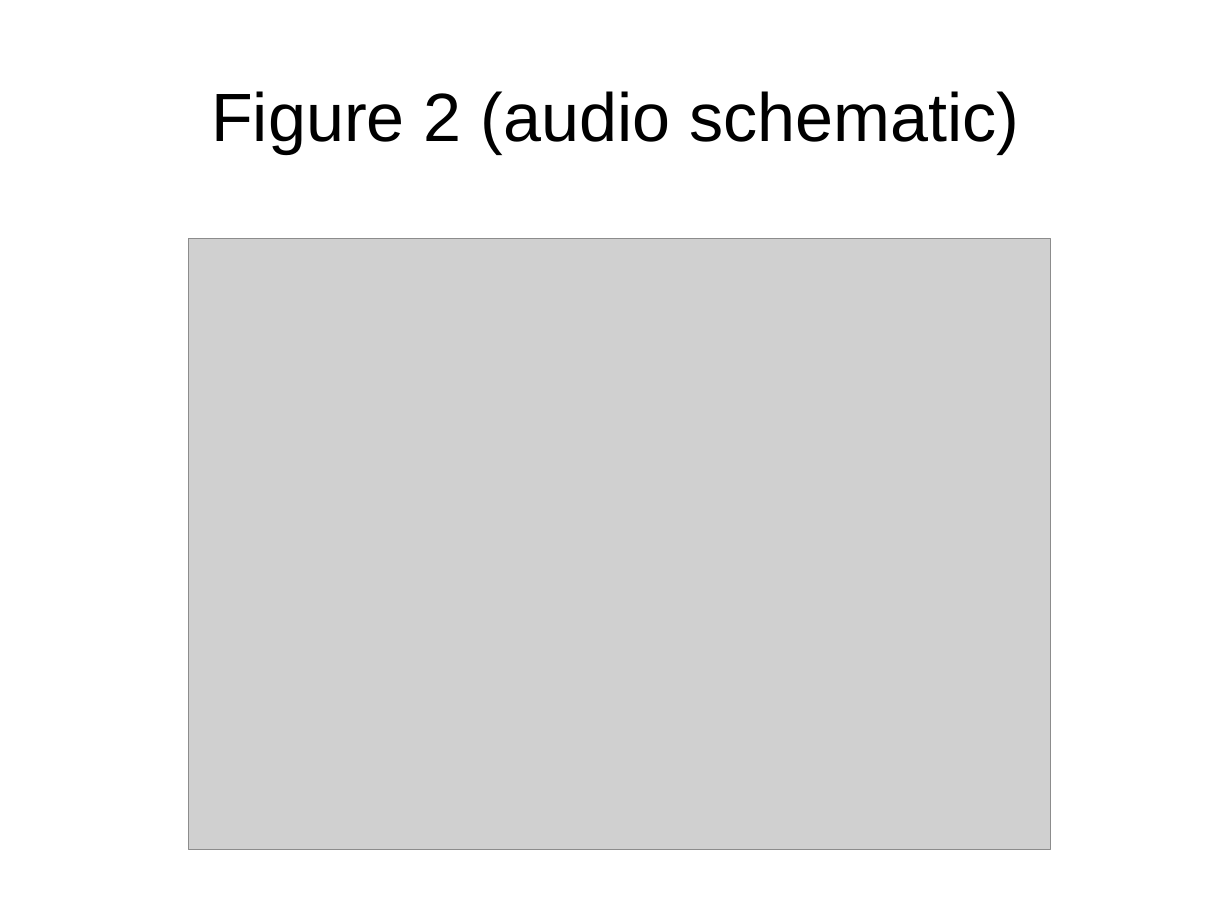
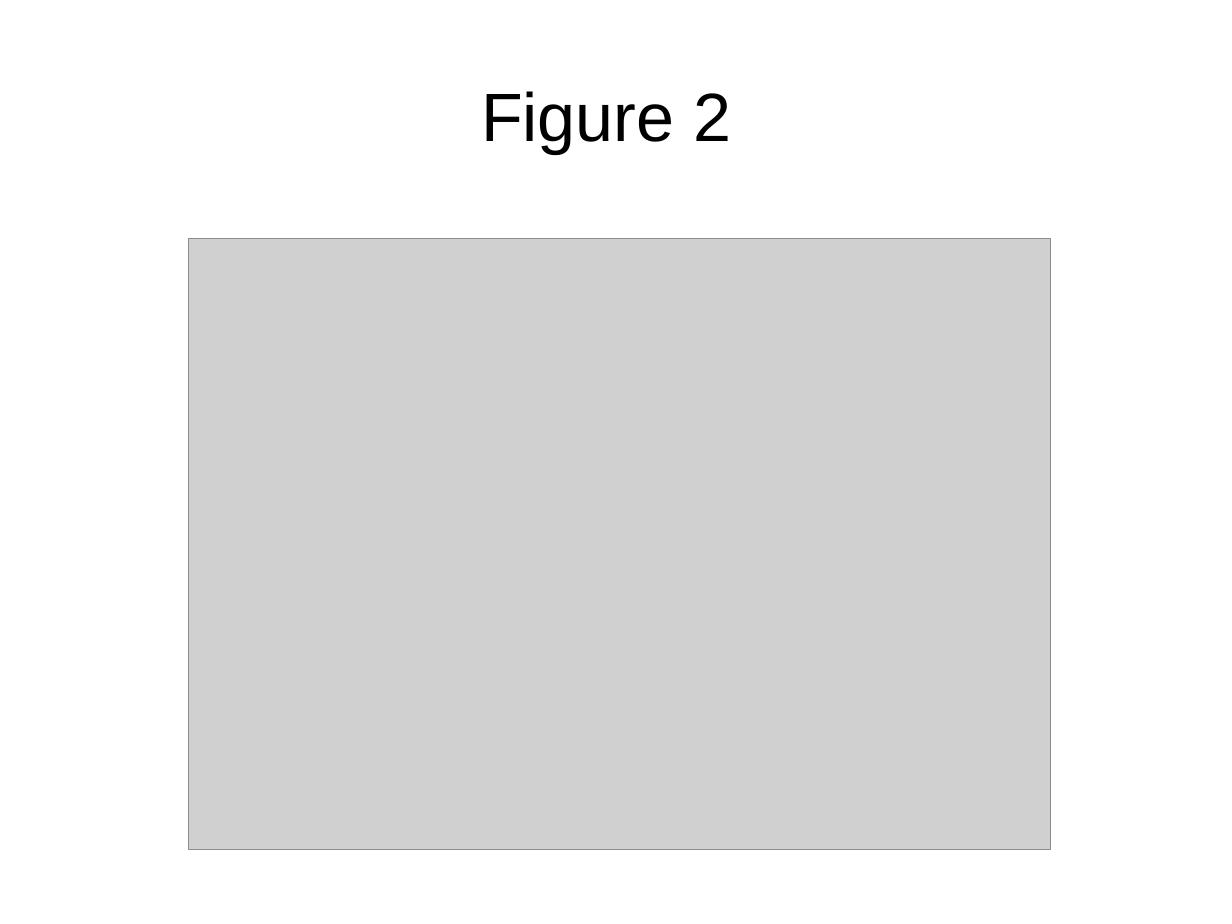
Before and after one commit to mfromano/micro-control, a slide deck: slide 2 of Schematics/figure_outline_v5.odp. Drawn at 1232x924 pixels with LibreOffice and Linux fonts; fonts in the diff are those of the drawing; grey boxes stand for pictures. Boxes give left, top, right and bottom in pixels: in the first picture for what was removed or moved away, otherwise in the second. Text is boxed around its words. In the diff, an @@ line names an element or a change of style, - is before the commit and + after.

```diff
--- a/Schematics/figure_outline_v5.odp
+++ b/Schematics/figure_outline_v5.odp
@@ title at box(481, 91, 731, 153): text changed @@
-Figure 2 (audio schematic)
+Figure 2
```
Also in this commit, not shown: 4 other files.
